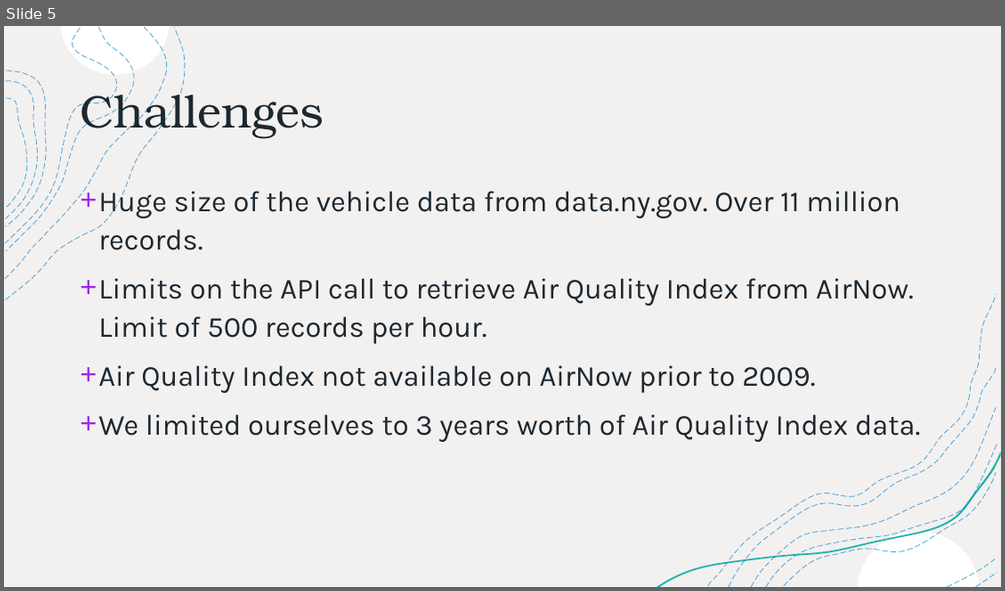
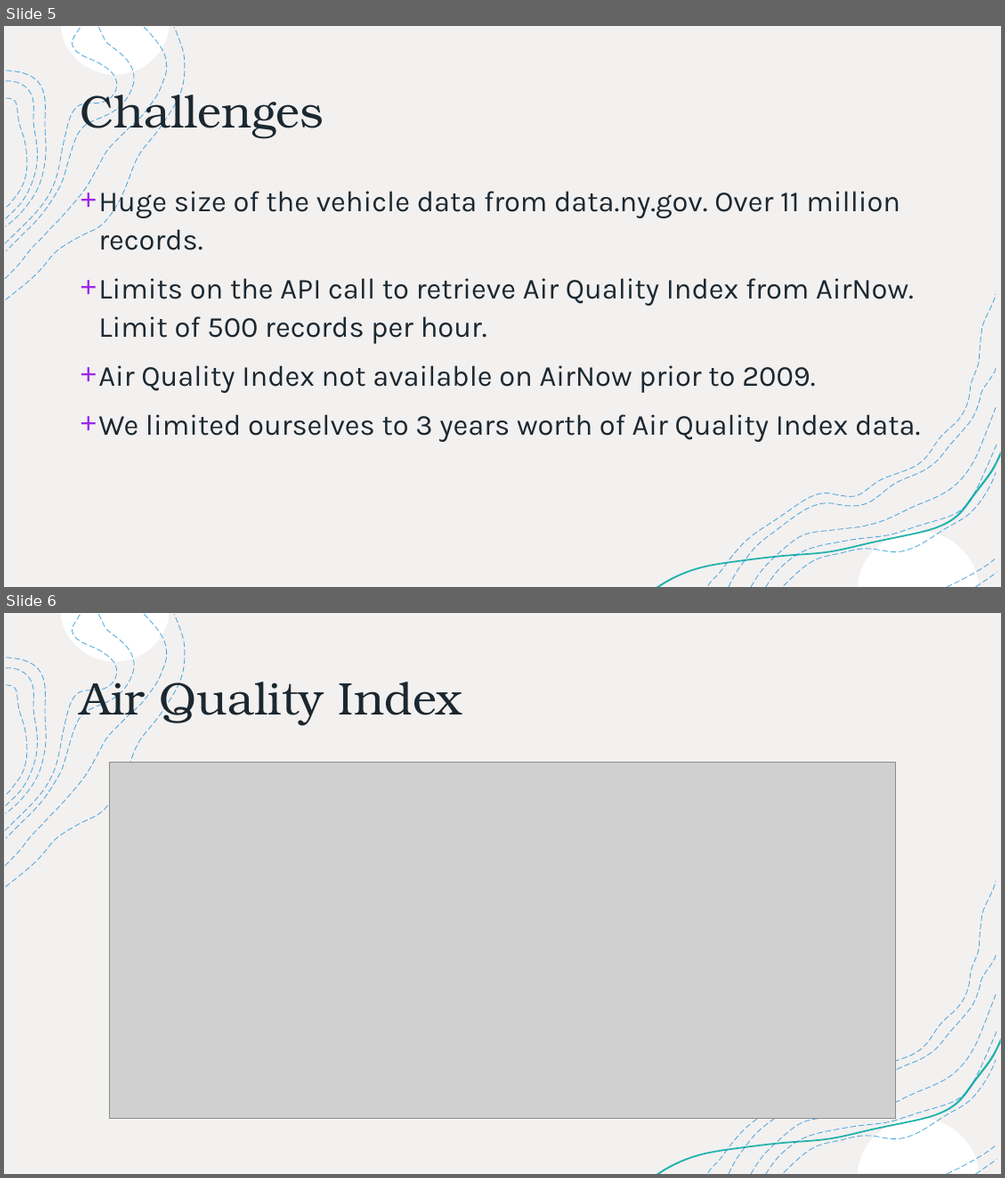
Before and after one commit to paloni-dotcom/Se7en, a slide deck: Se7en.pptx. Shown one above the other, each under a label of ours: slide 5 before the commit, slides 5 and 6 after it. The pictures are 1005x591 and 1005x1178 pixels, drawn with LibreOffice and Linux fonts; fonts in the diff are those of the drawing; grey boxes stand for pictures. Boxes give left, top, right and bottom in pixels: in the first picture for what was removed or moved away, otherwise in the second. Text is boxed around its words. In the diff, an @@ line names an element or a change of style, - is before the commit and + after.

```diff
--- a/Se7en.pptx
+++ b/Se7en.pptx
@@ slide 6 added at (4,613,1001,1174), background #FFFFFF; not listed: 18 template elements that a slide beside it also shows @@
@@ title added at (80,672,461,726), 44 pt, text #1B2830 @@
+Air Quality Index
@@ picture added at (109,763,896,1119) @@
```
Also in this commit, not shown: 4 slides changed, 5 other files.
